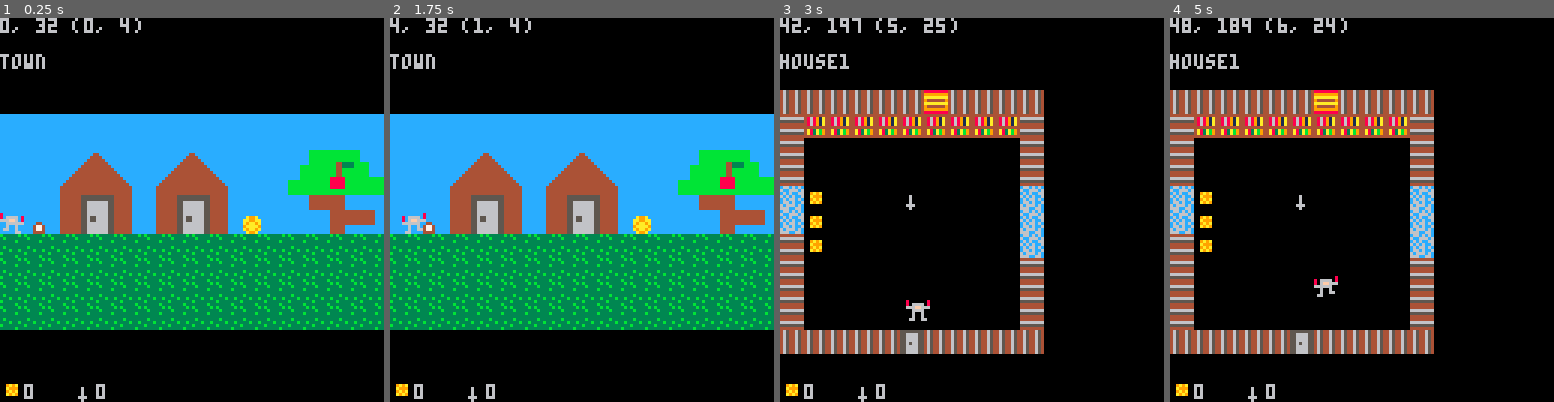
Above: before the commit, frames 1-4 (left to right).
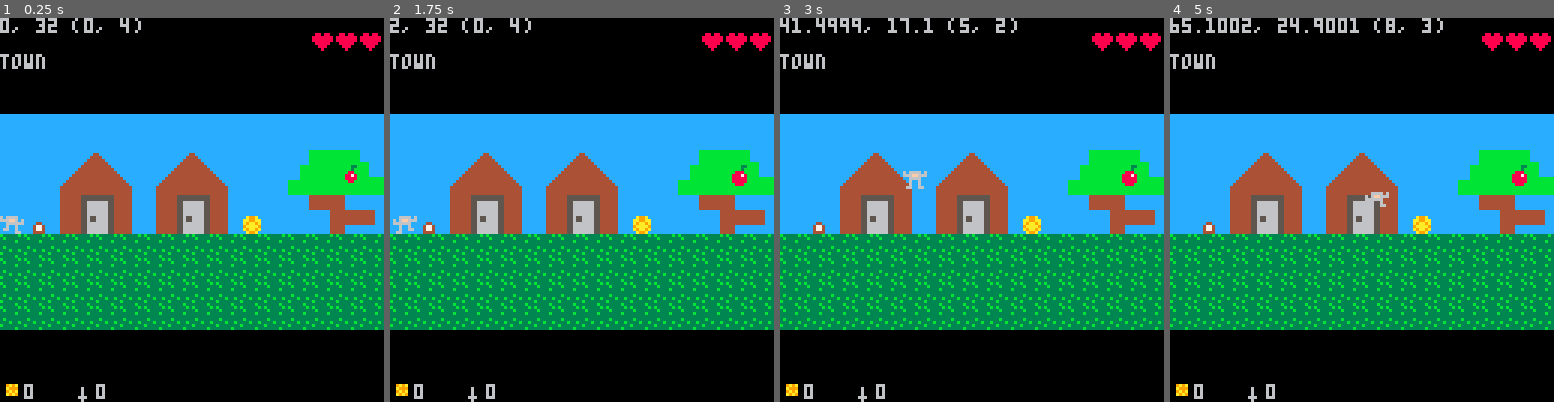
Above: after the commit, the same moments.

Repository: gubblebozer/pico8
Game: PICO-8 cartridge kylen1.p8
Same seed, same stepped clock (60 frames per second), same inputs: the game is played once before the commit and once after it.
Inputs:
- Up to frame 1 (0.25 s): no input
- Up to frame 2 (1.75 s): tap X (X key) at 0.33, 1.07 s; tap O (Z key) at 0.7, 1.7 s; hold Right from 1.6 s (still down)
- Up to frame 3 (3 s): tap X (X key) at 1.85, 2.97 s; release Right at 2.1 s; tap O (Z key) at 2.1, 2.5, 2.9 s; hold Up 2.15-2.42 s; hold Right from 2.47 s (still down)
- Up to frame 4 (5 s): release Right at 3.03 s; hold Left 3.08-3.58 s; tap O (Z key) every 0.4 s from 3.3 to 4.9 s; hold Down 3.63-3.97 s; hold Right 4.02-4.68 s; tap X (X key) at 4.08 s; hold Up from 4.73 s (still down)

The runs differ from the first frame. In frame 1, 0.8% of the frame differs, in the area x 0-100%, y 3-54%; in frame 2, 1.1%; in frame 3, 66%; in frame 4, 66%, in the area x 0-100%, y 0-88%.

Commit message:
Major revision: cave is navigable, map tile collisions
- retooled the motion system to be vector-based
- detect collisions with map tiles
- added platforms in house1
- added health apples
- checkpoint before converting to platformer, w/gravity

Diff:
--- a/kylen1.p8
+++ b/kylen1.p8
@@ -6,9 +6,13 @@
 g = { x=0, y=0, s=1,
       f=0, fb=54, fn=4,
       jf=0, jv=0,
-      gold=0, sword=0
+      gold=0, sword=0,
+      life=3,
+      vx=0, vy=0
 }
 c = { x=0, y=-32 }
+accel = 0.2
+vmax = 1.5
 
 room={ }
 
@@ -42,19 +46,37 @@
  dy1=(16*8)+8,dy2=(16*8)+72,
 }
 
+room[4] = {
+ name = "cave",
+ x=36*8, y=9*8,
+ w=nil, h=nil,
+ cx=32*8, cy=10*8,
+ sx=37*8, sy=16*8,
+ dx1=36*8,dx2=127*8,
+ dy1=0,dy2=31*8,
+}
+
 r={}
 
 gold = {
  { cx=10,cy=4, v=3, r=1 },
  { cx=1,cy=20, v=1, r=2 },
- { cx=1,cy=21, v=1, r=2 },
- { cx=1,cy=22, v=1, r=2 },
+ { cx=2,cy=23, v=1, r=2 },
+ { cx=4,cy=19, v=1, r=2 },
  { cx=4,cy=20, v=3, r=3 },
  { cx=8,cy=24, v=1, r=3 },
 }
 
-sword = { cx=5,cy=20,r=2 }
+health = {
+ { cx=14, cy=2, t=1, r=1 },
+ { cx=17, cy=2, t=1, r=1 },
+ { cx=18, cy=2, t=1, r=1 },
+}
+
+sword = { cx=6,cy=20,r=2 }
 b4_lat=false
+frm=0 -- frame
+sec=0
 
 function guy_set(x,y)
  g.x=x
@@ -81,78 +103,178 @@
  end
 end
 
+function ceil(num)
+  return flr(num+0x0.ffff)
+end
+
+function friction(v)
+ if v < 0 then v += accel end
+ if v > 0 then v -= accel end
+ if v > -accel and v < accel then v = 0 end
+ return v
+end
+
+function pushoff(v)
+ if v <= -accel then return  accel end
+ if v >=  accel then return -accel end
+ return 0
+end
+
+function enter_exit()
+ if r.idx==1 then
+  -- house doors
+  if g.x>=26 and g.x<=31 then
+   room_set(2)
+   sfx(005)
+  elseif g.x>=58 and g.x<=63 then
+   room_set(3)
+   sfx(005)
+  elseif g.x>=246 and g.x<=251 then
+   room_set(4)
+   sfx(005)
+  end
+ elseif r.idx==2 then
+  -- get out of house 1
+  if g.cx==5 and g.cy==25 then
+   room_set(1)
+   guy_set(3*8,4*8)
+   sfx(005)
+  end
+ elseif r.idx==3 then
+  -- get out of house 2
+  if g.cx==5 and g.cy==25 then
+   room_set(1)
+   guy_set(7*8,4*8)
+   sfx(005)
+  end
+ elseif r.idx==4 then
+  -- leave cave
+  if g.cx==36 and g.cy==16 then
+   room_set(1)
+   guy_set(31*8,4*8)
+   sfx(005)
+  end
+ end
+end
+
+-- test collision between player and map tiles.
+--
+-- tests whether each corner of the player's 8x8 is in a solid map tile
+-- (flag=1).
+function map_collision(x, y)
+ fx1=flr(x/8)
+ fx2=flr((x+7)/8)
+ fy1=flr(y/8)
+ fy2=flr((y+7)/8)
+
+ return
+  fget(mget(fx1,fy1), 1) or
+  fget(mget(fx2,fy1), 1) or
+  fget(mget(fx1,fy2), 1) or
+  fget(mget(fx2,fy2), 1)
+end
+
+function camera_move(tx,ty,vx,vy)
+ -- limit camera to room dimensions, and track with a window
+ if tx > r.dx1+32 and tx < r.dx2-32 then
+  if tx-c.x <= 32 or tx-c.x >= 96 then
+   c.x+=vx
+  end
+ end
+ if ty > r.dy1+32 and ty < r.dy2-32 then
+  if ty-c.y <= 32 or ty-c.y >= 96 then
+   c.y+=vy
+  end
+ end
+end
+
 function guy_move()
+ ax=0
+ ay=0
+
+ -- accel based on input
  if btn(0) then --left
-  g.x-=g.s
-	 if g.x < r.dx1 then g.x = r.dx1 end
-  if g.x > 32 and g.x-c.x <= 32 then
-   c.x-=g.s
-  end
- end
-	if btn(1) then --right
-	 g.x+=g.s
-	 if g.x > r.dx2 then g.x=r.dx2 end
-  if g.x < r.dx2-32 and g.x-c.x >= 96 then
-   c.x+=g.s
-  end
-	end
-	if btn(2) then -- up
-	 g.y-=g.s
-	 if g.y < r.dy1 then g.y = r.dy1 end
-	end
-	if btn(3) then -- down
-	 g.y+=g.s
-	 if g.y > r.dy2 then g.y = r.dy2 end
-	end
- --26,31
+  ax=-accel
+ end
+ if btn(1) then --right
+  ax= accel
+ end
+ if btn(2) then --up
+  ay=-accel
+ end
+ if btn(3) then --down
+  ay= accel
+ end
+
+ -- action button
  if btn(4) then
   if not b4_lat then
    b4_lat=true
-   if r.idx==1 then
-    if g.x>=26 and g.x<=31 then
-     room_set(2)
-     sfx(005)
-    elseif g.x>=58 and g.x<=63 then
-     room_set(3)
-     sfx(005)
-    end
-   elseif r.idx==2 then
-    if g.cx==5 and g.cy==25 then
-     room_set(1)
-     guy_set(3*8,4*8)
-     sfx(005)
-    end
-   elseif r.idx==3 then
-    if g.cx==5 and g.cy==25 then
-     room_set(1)
-     guy_set(7*8,4*8)
-     sfx(005)
-    end
-   end
+   enter_exit()
   end
  else
   b4_lat=false
  end
- --56,63
-	if btn(5) and g.jv==0 then -- jump
-	 g.jv=1
-	 sfx(002)
-	end
-	if g.jf==15 then g.jv=-1 end
-	if g.jv~=0 then
-	 g.jf+=g.jv
-	 if g.jf<=0 then
-	  g.jf=0
-	  g.jv=0
-	 else
-	  g.y+=-g.jv*jmp[g.jf]
-	 end
-	end
-	g.cx=round(g.x/8)
-	g.cy=round(g.y/8)
-	--if btn(3) then g.y=g.y+g.s end
-	--if g.x > 120 then g.x = 120 end
-	--if g.y ~= 64 then g.y = 64 end
+
+ g.vx+=ax
+ g.vy+=ay
+ if ax == 0 then g.vx=friction(g.vx) end
+ if ay == 0 then g.vy=friction(g.vy) end
+ if g.vx < -vmax then g.vx=-vmax end
+ if g.vx >  vmax then g.vx= vmax end
+ if g.vy < -vmax then g.vy=-vmax end
+ if g.vy >  vmax then g.vy= vmax end
+
+ -- collision with map?
+ tx=g.x+g.vx
+ ty=g.y+g.vy
+ if map_collision(tx,ty) then
+  g.vx=pushoff(g.vx)
+  g.vy=pushoff(g.vy)
+  tx=g.x+g.vx
+  ty=g.y+g.vy
+ end
+
+ -- test room boundaries
+ if tx < r.dx1 then
+  tx=r.dx1
+  g.vx=0
+ end
+ if tx > r.dx2 then
+  tx=r.dx2
+  g.vx=0
+ end
+ if ty < r.dy1 and r.idx~=1 then
+  ty=r.dy1
+  g.vy=0
+ end
+ if ty > r.dy2 and r.idx~=1 then
+  ty=r.dy2
+  g.vy=0
+ end
+
+ camera_move(g.x,g.y,g.vx,g.vy)
+ g.x=tx
+ g.y=ty
+
+ -- jump (xxx)
+ if btn(5) and g.jv==0 then -- jump
+  g.jv=1
+  sfx(002)
+ end
+ if g.jf==15 then g.jv=-1 end
+ if g.jv~=0 then
+  g.jf+=g.jv
+  if g.jf<=0 then
+   g.jf=0
+   g.jv=0
+  else
+   g.y+=-g.jv*jmp[g.jf]
+  end
+ end
+
+ g.cx=round(g.x/8)
+ g.cy=round(g.y/8)
 
 end
 
@@ -163,7 +285,7 @@
  if g.f/2 >= g.fn then
   g.f = 0
  end
-	spr(g.fb + (g.f/2), g.x, g.y)
+ spr(g.fb + (g.f/2), g.x, g.y)
 end
 
 function stuff_draw()
@@ -174,6 +296,11 @@
    else
     spr(076, v.cx*8, v.cy*8)
    end
+  end
+ end
+ for k,v in pairs(health) do
+  if v.r==r.idx then
+   spr(138+sec%2, v.cx*8, v.cy*8)
   end
  end
  if sword~=nil and sword.r==r.idx then
@@ -192,6 +319,16 @@
    end
   end
  end
+ for k,v in pairs(health) do
+  if v.r==r.idx then
+   if g.cx==v.cx and
+      g.cy==v.cy then
+    g.life+=v.t
+    health[k]=nil
+    sfx(006)
+   end
+  end
+ end
  if sword~=nil and
   sword.r==r.idx and
     (g.cx==sword.cx and
@@ -210,6 +347,8 @@
 end
 
 function _update()
+ frm=frm+1
+ sec=frm/30
  guy_move()
  collect()
 end
@@ -219,6 +358,9 @@
  print(g.gold, 8, 122)
  spr(086, 24, 120)
  print(g.sword, 32, 122)
+ for i=1, g.life do
+  spr(011, 128 - i*8, 4)
+ end
 end
 
 function _draw()
@@ -501,36 +643,36 @@
 
 
 __gff__
-0000000000000000000000000000000000000000000000000000000000000000000000000000000000000000000000000000000000000000000000000000000000000000000000000000000000000000000000000000000000000000000000000000000000000000000000000000000000000000000000000000000000000000
+0000000000000000000000000000000000000000000000000000000000000000000000000000000000000000000000000000000000000000000000000000000002020202020200020002020000000000020202020202000002000000000000000000000000000000000000000000000000000000000000000000000000000000
 0000000000000000000000000000000000000000000000000000000000000000000000000000000000000000000000000000000000000000000000000000000000000000000000000000000000000000000000000000000000000000000000000000000000000000000000000000000000000000000000000000000000000000
 __map__
 2020202020202020202020202020202020202020202020202020202020202020202000000000000000000000000000004445424342434243424342434243444041404140414041404141434350510000000000000000000000000000000000000000000000000000000000000000000000000000000000000000000000000000
-20208283848582838485202086878889868788892020202020202020202020200e0f00000000000000000000000000005455525352535253525352535253545051505150515051505151434340410000000000000000000000000000000000000000000000000000000000000000000000000000000000000000000000000000
-20209293949592939495202096979899969798992020202020202020202020201e1f00000000000000000000000000004041000000000000000000000000404000000000000000000000000050510000000000000000000000000000000000000000000000000000000000000000000000000000000000000000000000000000
-2020a2a3a4a5a2a3a4a50c20a6a7a8a9a6a7a8a9202020202020202020202c2d2e2f00000000000000000000000000005051000000000000000000000021212100000000000000000000002150510000000000000000000000000000000000000000000000000000000000000000000000000000000000000000000000000000
-2012b2b3b4b5b2b3b4b52020b6b7b8b9b6b7b8b9202020202020202020203c3d3e3f000000000000000000000000000040410021212121212100000000004040000000000000e4e4e4e4e42140410000000000000000000000000000000000000000000000000000000000000000000000000000000000000000000000000000
-10101010101010101010101010101010101010101010101010101010101010101010000000000000000000000000000050512121212121212121210000004040000000000000e4e4e4e4212150510000000000000000000000000000000000000000000000000000000000000000000000000000000000000000000000000000
-1010101010101010101010101010101010101010101010101010101010101010101000000000000000000000000000004040212100212121212100000021404040414041404146414043434140410000000000000000000000000000000000000000000000000000000000000000000000000000000000000000000000000000
-1010101010101010101010101010101010101010101010101010101010101010101000000000000000000000000000004040212121212121212121212121404050515051505146515051505150510000000000000000000000000000000000000000000000000000000000000000000000000000000000000000000000000000
-1010101010101010101010101010101010101010101010101010101010101010101000000000000000000000000000004040212121212121212121212121404000000000000000000000000052520000000000000000000000000000000000000000000000000000000000000000000000000000000000000000000000000000
-1616161616161616161616161616161600000000001616161616161616161616161616161616161616160000000000004040212121212121000000000000404000000000000000000000000052520000000000000000000000000000000000000000000000000000000000000000000000000000000000000000000000000000
-1616161616161616161616161616161600000000001616161616161616161616161616161616161616160000000000004040000000000000000000000000404000000000000000000000004752520000000000000000000000000000000000000000000000000000000000000000000000000000000000000000000000000000
-1616161616161616161616161616161600000000001616161616161616161616161616161616161616160000000000004040000000000000000000000000404000000000464600000000004752520000000000000000000000000000000000000000000000000000000000000000000000000000000000000000000000000000
-1616161616161616161616161616161600000000001616161616161616161616161616161616161616160000000000004040404040404040404040404040405252525252525252000052525252520000000000000000000000000000000000000000000000000000000000000000000000000000000000000000000000000000
-1616161616161616161616161616161600000000001616161616161616161616161616161616161616160000000000004040404040404040404040404040405252525252525252000052525252520000000000000000000000000000000000000000000000000000000000000000000000000000000000000000000000000000
-0000000000000000000000000000000000000000001616161616161616161616161616161616161616160000000000000000000000000000000000000000000000434300000000000000000043430000000000000000000000000000000000000000000000000000000000000000000000000000000000000000000000000000
-0000000000000000000000000000000000000000001616161616161616161616161616161616161616160000000000000000000000000000000000000000000000434300000000000000000043430000480000000000000000000000000000000000000000000000000000000000000000000000000000000000000000000000
-4a4a4a4a4a4a484a4a4a4a000000000000000000000000000000000000000000000000000000000000000000000000000000000000000000000000000000000000434300000000000000000046460048480000000000000000000000000000000000000000000000000000000000000000000000000000000000000000000000
-4946464646464646464649000000000000000000000000000000000000000000000000000000000000000000000000000000000000000000000000000000000000434300000000465200000043434848480000000000000000000000000000000000000000000000000000000000000000000000000000000000000000000000
-4900000000000000000049000000000000000000000000000000000000000000000000000000000000000000000000000000000000000000000000000000000000434300000048465200000043434848480000000000000000000000000000000000000000000000000000000000000000000000000000000000000000000000
-4916161616161616160049000000000000000000000000000000000000000000000000000000000000000000000000000000000000000000000000000000000000434343434343434343434343434846480000000000000000000000000000000000000000000000000000000000000000000000000000000000000000000000
-4716161616161616160047000000000000000000000000000000000000000000000000000000000000000000000000000000000000000000000000000000000000434343434343434343434343434800000000000000000000000000000000000000000000000000000000000000000000000000000000000000000000000000
-4716161616161616160047000000000000000000000000000000000000000000000000000000000000000000000000000000000000000000000000000000000000000000000000000000000000000000000000000000000000000000000000000000000000000000000000000000000000000000000000000000000000000000
-4916161616161616160047000000000000000000000000000000000000000000000000000000000000000000000000000000000000000000000000000000000000000000000000000000000000000000000000000000000000000000000000000000000000000000000000000000000000000000000000000000000000000000
-4916161616161616160049000000000000000000000000000000000000000000000000000000000000000000000000000000000000000000000000000000000000000000000000000000000000000000000000000000000000000000000000000000000000000000000000000000000000000000000000000000000000000000
-4916161616162116160049000000000000000000000000000000000000000000000000000000000000000000000000000000000000000000000000000000000000000000000000000000000000000000000000000000000000000000000000000000000000000000000000000000000000000000000000000000000000000000
-4916161616161616160049000000000000000000000000000000000000000000000000000000000000000000000000000000000000000000000000000000000000000000000000000000000000000000000000000000000000000000000000000000000000000000000000000000000000000000000000000000000000000000
-4a4a4a4a4a574a4a4a4a4a000000000000000000000000000000000000000000000000000000000000000000000000000000000000000000000000000000000000000000000000000000000000000000000000000000000000000000000000000000000000000000000000000000000000000000000000000000000000000000
+20208283848582838485202086878889868788892020202020202020202020200e0f00000000000000545454000000005455525352535253525352535253545051505150515051505151434340410000000000000000000000000000000000000000000000000000000000000000000000000000000000000000000000000000
+20209293949592939495202096979899969898992020202020202020202020201e1f00000000005454540054545400004041000000000000000052525200404000000000000000000000000050510000000000000000000000000000000000000000000000000000000000000000000000000000000000000000000000000000
+2020a2a3a4a5a2a3a4a50c20a6a7a8a9a6a7a8a9202020202020202020202c2d2e2f00000000005400000000005400005051424200000000000000520021212100000000000000000000002150510000000000000000000000000000000000000000000000000000000000000000000000000000000000000000000000000000
+2012b2b3b4b5b2b3b4b52020b6b7b8b9b6b7b8b9202020202020202020203c3d3e3f000000000054540000000054000040410042215252525200005200004040000000000000e4e4e4e4e42140410000000000000000000000000000000000000000000000000000000000000000000000000000000000000000000000000000
+10101010101010101010101010101010101010101010101010101010101010101010000000000000545454000054000050512142425252215221215200004040000000000000e4e4e4e4212150510000000000000000000000000000000000000000000000000000000000000000000000000000000000000000000000000000
+1010101010101010101010101010101010101010101010101010101010101010101000000000000000005442214242004040212142425221212152520021404040414041404146414043434140410000000000000000000000000000000000000000000000000000000000000000000000000000000000000000000000000000
+1010101010101010101010101010101010101010101010101010101010101010101000000000000000000042000042424040212162622121212121212121404050515051505146515051505150510000000000000000000000000000000000000000000000000000000000000000000000000000000000000000000000000000
+1010101010101010101010101010101010101010101010101010101010101010101000000000000000000042000000002121212141212121525221212121404000000000000000000000000052520000000000000000000000000000000000000000000000000000000000000000000000000000000000000000000000000000
+1616161616161616161616161616161600000000001616161616161616161616161616161616161616160042424242424040214141522121005200525252404000000000000000000000000052520000000000000000000000000000000000000000000000000000000000000000000000000000000000000000000000000000
+1616161616161616161616161616161600000000001616161616161616161616161616161616161616212121212121004040004100520000005200000052404000000000000000000000004752520000000000000000000000000000000000000000000000000000000000000000000000000000000000000000000000000000
+1616161616161616161616161616161600000000001616161616161616161616161616161616161616160000000000004040004100000000525200000000404000000000464600000000004752520000000000000000000000000000000000000000000000000000000000000000000000000000000000000000000000000000
+1616161616161616161616161616161600000000001616161616161616161616161616161616161616160000000000004040214040404040404040404040405252525252525252000052525252520000000000000000000000000000000000000000000000000000000000000000000000000000000000000000000000000000
+1616161616161616161616161616161600000000001616161616161616161616161616161616161616160000000000004040214040404040404040404040405252525252525252000052525252520000000000000000000000000000000000000000000000000000000000000000000000000000000000000000000000000000
+0000000000000000000000000000000000000000001616161616161616161616161616164243424342434243424342434243004041000000000000000000000000434300000000000000000043430000000000000000000000000000000000000000000000000000000000000000000000000000000000000000000000000000
+0000000000000000000000000000000000000000001616161616161616161616161616165253525352535253525352535253005051000000000000000000000000434300000000000000000043430000480000000000000000000000000000000000000000000000000000000000000000000000000000000000000000000000
+4a4a4a4a4a4a484a4a4a4a004a4a4a4a4a4a484a4a4a4a000000000000000000000000006061000000000000000000000000004041000000000000000000000000434300000000000000000046460048480000000000000000000000000000000000000000000000000000000000000000000000000000000000000000000000
+4946464646464646464649004946464646464646464649000000000000000000000000004161000000000000000000000000005051000000000000000000000000434300000000465200000043434848480000000000000000000000000000000000000000000000000000000000000000000000000000000000000000000000
+4900000000000000000049004900000000000000000049000000000000000000000000004243424342434243424342434342434041000000000000000000000000434300000048465200000043434848480000000000000000000000000000000000000000000000000000000000000000000000000000000000000000000000
+4916161616161616160049004916161621161616160049000000000000000000000000005253525352535253525352535352535051000000000000000000000000434343434343434343434343434846480000000000000000000000000000000000000000000000000000000000000000000000000000000000000000000000
+471616165b161616160047004716162121212116160047000000000000000000000000000000000000000000000000000000000000000000000000000000000000434343434343434343434343434800000000000000000000000000000000000000000000000000000000000000000000000000000000000000000000000000
+475a5a1616165b5a160047004721212116162121210047000000000000000000000000000000000000000000000000000000000000000000000000000000000000000000000000000000000000000000000000000000000000000000000000000000000000000000000000000000000000000000000000000000000000000000
+4916161616161616160049004916161616212121210049000000000000000000000000000000000000000000000000000000000000000000000000000000000000000000000000000000000000000000000000000000000000000000000000000000000000000000000000000000000000000000000000000000000000000000
+4916165b5a161616160049004916162121211616210049000000000000000000000000000000000000000000000000000000000000000000000000000000000000000000000000000000000000000000000000000000000000000000000000000000000000000000000000000000000000000000000000000000000000000000
+49165b16212121215b5a49004916212121212121212149000000000000000000000000000000000000000000000000000000000000000000000000000000000000000000000000000000000000000000000000000000000000000000000000000000000000000000000000000000000000000000000000000000000000000000
+4916161616161616160049004916161616161616160049000000000000000000000000000000000000000000000000000000000000000000000000000000000000000000000000000000000000000000000000000000000000000000000000000000000000000000000000000000000000000000000000000000000000000000
+4a4a4a4a4a574a4a4a4a4a004a4a4a4a4a574a4a4a4a4a000000000000000000000000000000000000000000000000000000000000000000000000000000000000000000000000000000000000000000000000000000000000000000000000000000000000000000000000000000000000000000000000000000000000000000
 1616161616161616160000000000000000000000000000000000000000000000000000000000000000000000000000000000000000000000000000000000000000000000000000000000000000000000000000000000000000000000000000000000000000000000000000000000000000000000000000000000000000000000
 0000000000000000000000000000000000000000000000000000000000000000000000000000000000000000000000000000000000000000000000000000000000000000000000000000000000000000000000000000000000000000000000000000000000000000000000000000000000000000000000000000000000000000
 0000000000000000000000000000000000000000000000000000000000000000000000000000000000000000000000000000000000000000000000000000000000000000000000000000000000000000000000000000000000000000000000000000000000000000000000000000000000000000000000000000000000000000
Not shown, changed: 70 lines of the sprite sheet (__gfx__) section of kylen1.p8
Not shown, changed: the sound effects (__sfx__) section of kylen1.p8
